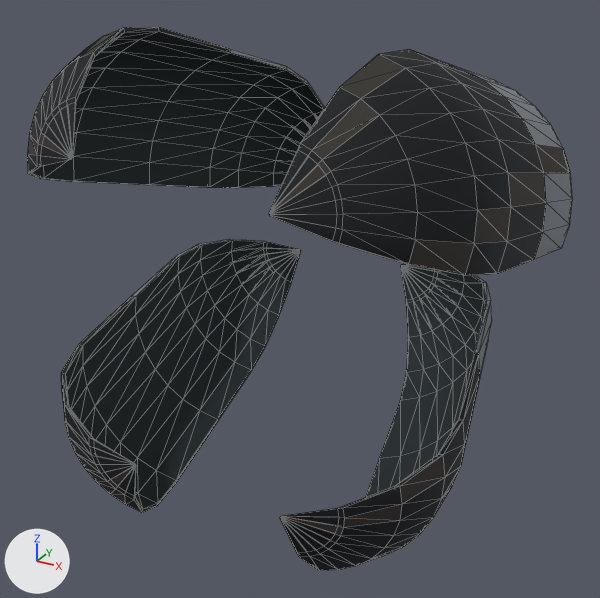
What one commit did to the glTF model assets/feids26/feids26_d1_lod1.glb.
Camera for both pictures: a camera (50 mm lens) standing at (11.07, -18.18, 13.36) and looking at (0.03, 1.89, 3.32). The lights are fixed; the arrows at lower left show +X, +Y and +Z. The older version comes first. Mesh edges are drawn as thin lines. Where no turn or scale is listed for an object, it has been applied to the vertices. Vertices at exactly the same position are counted once.

Objects in the first picture: 'SHELL_ARMOR_1', 'SHELL_ARMOR_2', 'SHELL_ARMOR_3', 'SHELL_ARMOR_4'.
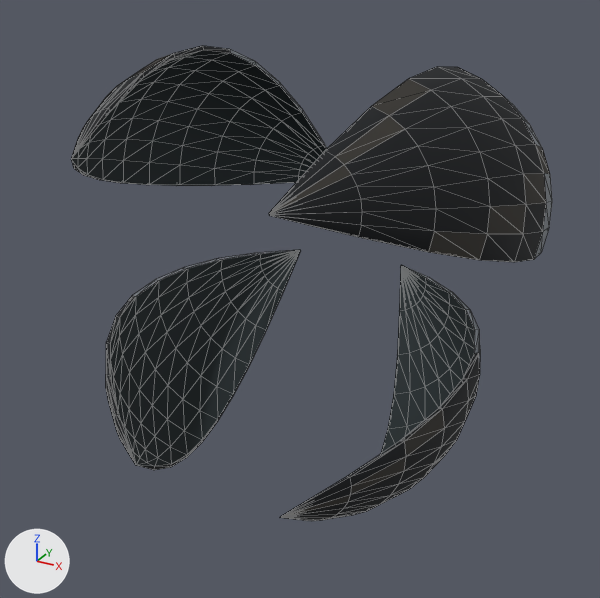
Pixel boxes [x1, y1, x2, y2] of what changed, in the pictures (600 x 598 px; the box of a moved part takes in the faces that stretch with it):
'SHELL_ARMOR_1', reshaped (7% narrower, 14% shorter)
    before: [269, 49, 573, 276]
    after: [269, 66, 552, 262]
'SHELL_ARMOR_2', reshaped (14% narrower, 13% shorter)
    before: [27, 27, 325, 188]
    after: [71, 46, 327, 186]
'SHELL_ARMOR_3', reshaped (19% narrower, 20% shorter)
    before: [61, 239, 301, 513]
    after: [106, 250, 301, 470]
'SHELL_ARMOR_4', reshaped (16% shorter)
    before: [280, 265, 492, 571]
    after: [280, 265, 480, 521]
part 1 of me_mesh_0, moved or reshaped
    before: [461, 68, 573, 259]
    after: [507, 99, 552, 259]
part 2 of me_mesh_0, moved or reshaped
    before: [269, 49, 546, 276]
    after: [269, 66, 546, 262]
part 3 of me_mesh_1, moved or reshaped
    before: [149, 49, 325, 188]
    after: [149, 49, 327, 186]
part 4 of me_mesh_1, moved or reshaped
    before: [27, 27, 230, 185]
    after: [71, 46, 230, 185]
part 5 of me_mesh_2, moved or reshaped
    before: [133, 239, 301, 422]
    after: [133, 250, 301, 422]
part 6 of me_mesh_2, moved or reshaped
    before: [61, 295, 218, 513]
    after: [106, 295, 218, 470]
part 7 of me_mesh_3, moved or reshaped
    before: [380, 265, 492, 458]
    after: [381, 265, 480, 453]
part 8 of me_mesh_3, moved or reshaped
    before: [280, 353, 480, 571]
    after: [281, 353, 480, 521]

The change, as a diff of the scene's bpy script:
```diff
--- a/assets/feids26/feids26_d1_lod1.glb.py
+++ b/assets/feids26/feids26_d1_lod1.glb.py
@@ me_mesh_0 @@
 # used by ob_shell_armor_1; location = (3.14, 2.03, 6.72)
-me_mesh_0.from_pydata(...)  # 198 vertices, 392 faces; spans x -0.03..3.77, y -7.01..7.04, z -2.01..4.39
+me_mesh_0.from_pydata(...)  # 198 vertices, 392 faces; spans x -0.03..3.75, y -7.01..7.02, z -1.67..3.72
+# me_mesh_0 part 1: 72 of 198 vertices moved; they spanned x 0.38..3.77, y 3.13..7.04, z -2.01..2.74 and now span x 0.34..3.6, y 1.19..5.9, z -1.63..3.06; mean shift (-0.17, -1.71, 0.31); largest move (0.9, 5.53, 2.13) -> (0.81, 3.5, 2.31)
+# me_mesh_0 part 2: 72 of 198 vertices moved; they spanned x 0.3..3.73, y -6.8..-2.53, z -0.07..4.39 and now span x 0.28..3.59, y -5.69..-0.6, z -0.49..3.72; mean shift (-0.15, 1.67, -0.49); largest move (3.11, -4.53, 2.22) -> (2.83, -2.58, 1.66)
 me_mesh_0.materials.append(mat_feids_ceramic_palette)
@@ me_mesh_1 @@
 # used by ob_shell_armor_2; location = (-2.57, 2.89, 6.65)
-me_mesh_1.from_pydata(...)  # 198 vertices, 392 faces; spans x -3.82..0.15, y -6.94..7.04, z -2.24..4.53
+me_mesh_1.from_pydata(...)  # 198 vertices, 392 faces; spans x -3.75..0.15, y -6.94..6.95, z -1.93..3.74
+# me_mesh_1 part 3: 72 of 198 vertices moved; they spanned x -3.67..-0.18, y 3.17..7.04, z -2.24..2.57 and now span x -3.56..-0.17, y 1.24..5.91, z -1.85..2.97; mean shift (0.12, -1.7, 0.37); largest move (-3.31, 4.94, -0.82) -> (-3.05, 2.97, -0.32)
+# me_mesh_1 part 4: 72 of 198 vertices moved; they spanned x -3.82..-0.49, y -6.71..-2.33, z 0.06..4.53 and now span x -3.63..-0.43, y -5.61..-0.44, z -0.45..3.74; mean shift (0.2, 1.65, -0.55); largest move (-3.53, -4.51, 1.8) -> (-3.18, -2.58, 1.21)
 me_mesh_1.materials.append(mat_feids_ceramic_palette)
@@ me_mesh_2 @@
 # used by ob_shell_armor_3; location = (-2.35, 2.04, 1.59)
-me_mesh_2.from_pydata(...)  # 198 vertices, 392 faces; spans x -4.42..1.52, y -7.05..7.03, z -3.77..0.99
+me_mesh_2.from_pydata(...)  # 198 vertices, 392 faces; spans x -3.82..1.52, y -7.04..7.03, z -3.63..0.88
+# me_mesh_2 part 5: 72 of 198 vertices moved; they spanned x -4.42..-1.63, y 2.56..6.72, z -3.5..0.99 and now span x -3.82..-1.17, y 0.63..5.6, z -3.43..0.88; mean shift (0.52, -1.67, 0.03); largest move (-4.26, 4.1, -0.33) -> (-3.53, 2.19, -0.36)
+# me_mesh_2 part 6: 72 of 198 vertices moved; they spanned x -2.93..1.14, y -7.05..-3.42, z -3.77..0.73 and now span x -3.21..0.92, y -5.92..-1.46, z -3.54..0.77; mean shift (-0.22, 1.73, 0.16); largest move (-2.24, -5.53, 0.6) -> (-2.38, -3.49, 0.61)
 me_mesh_2.materials.append(mat_feids_ceramic_palette)
@@ me_mesh_3 @@
 # used by ob_shell_armor_4; location = (1.7, 2.28, 1.5)
-me_mesh_3.from_pydata(...)  # 198 vertices, 392 faces; spans x -1.44..4.37, y -7.04..7.05, z -3.84..1.06
+me_mesh_3.from_pydata(...)  # 198 vertices, 392 faces; spans x -1.44..3.82, y -7.04..7.05, z -3.64..0.88
+# me_mesh_3 part 7: 72 of 198 vertices moved; they spanned x -1.09..2.98, y 3.75..7.05, z -3.43..1.06 and now span x -0.88..3.24, y 1.77..5.91, z -3.41..0.88; mean shift (0.2, -1.74, -0.01); largest move (2.21, 5.4, 1.03) -> (2.31, 3.37, 0.84)
+# me_mesh_3 part 8: 72 of 198 vertices moved; they spanned x 1.49..4.37, y -6.61..-2.59, z -3.84..0.63 and now span x 1.06..3.82, y -5.51..-0.66, z -3.58..0.71; mean shift (-0.5, 1.66, 0.2); largest move (3.44, -4.15, -2.64) -> (2.82, -2.23, -2.31)
 me_mesh_3.materials.append(mat_feids_ceramic_palette)
```
